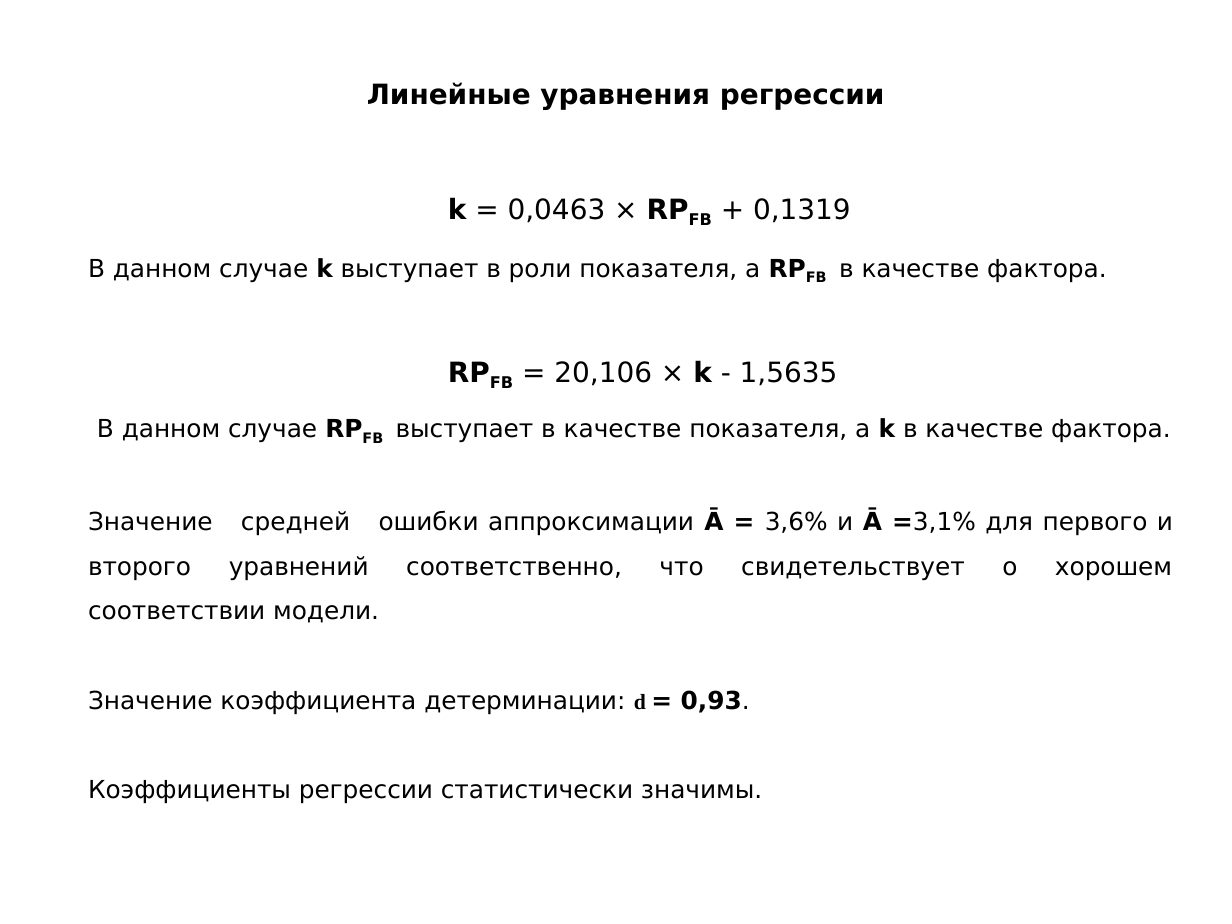
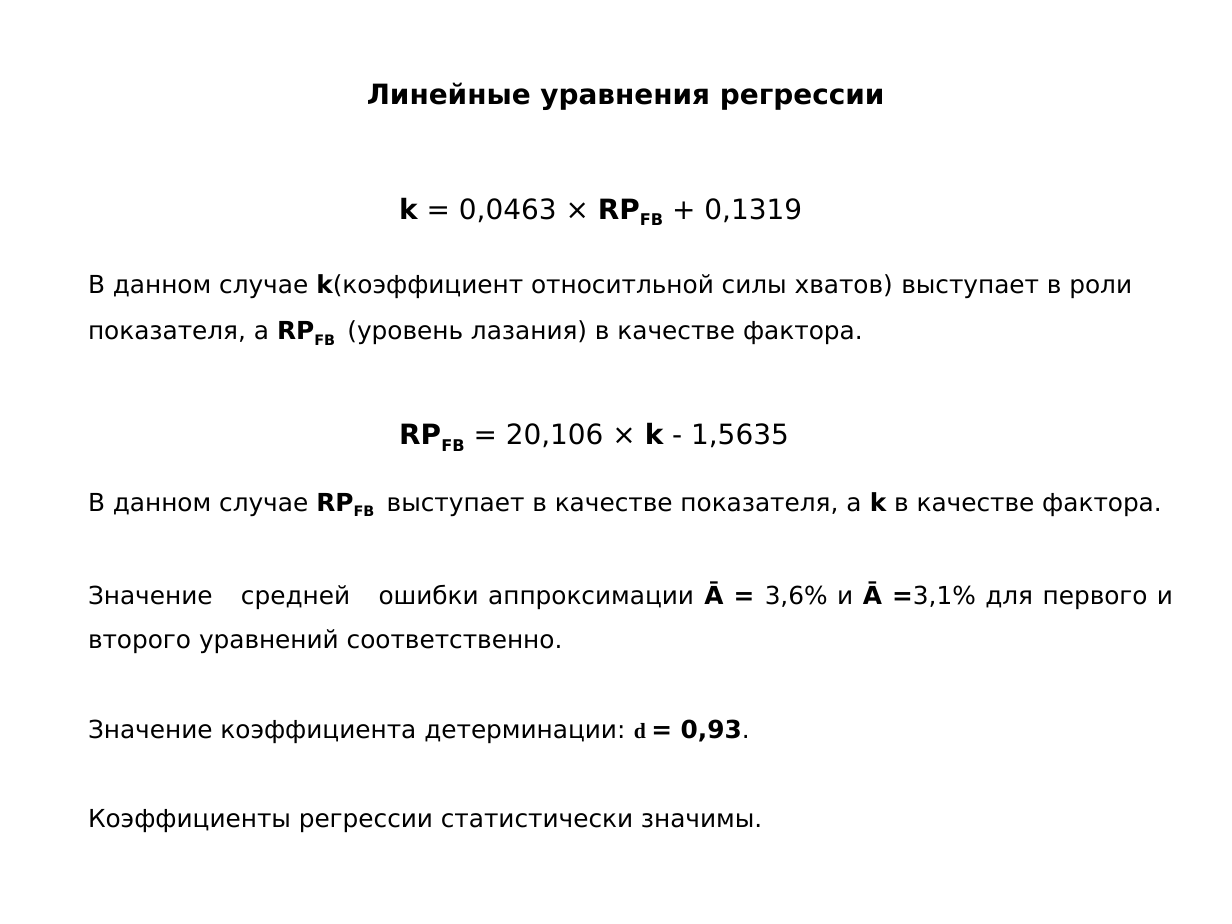
Before and after one commit to VlasenkoPavel/pv-repo, a slide deck: slide 16 of Prezent Vlasenko.ppt (slide 13 before the commit). Drawn at 1232x924 pixels with LibreOffice and Linux fonts; fonts in the diff are those of the drawing. Boxes give left, top, right and bottom in pixels: in the first picture for what was removed or moved away, otherwise in the second. Text is boxed around its words. In the diff, an @@ line names an element or a change of style, - is before the commit and + after.

```diff
--- a/Prezent Vlasenko.ppt
+++ b/Prezent Vlasenko.ppt
@@ text at <box>399,197,802,223</box>: more space between paragraphs @@
@@ text at <box>88,274,1173,654</box>: text changed @@
-В данном случае k выступает в роли показателя, а RPFB в качестве фактора.
-RPFB = 20,106 × k - 1,5635 В данном случае RPFB выступает в качестве показателя, а k в качестве фактора.
-Значение средней ошибки аппроксимации Ā = 3,6% и Ā =3,1% для первого и второго уравнений соответственно, что свидетельствует о хорошем соответствии модели.
+В данном случае k(коэффициент относитльной силы хватов) выступает в роли показателя, а RPFB (уровень лазания) в качестве фактора.
+RPFB = 20,106 × k - 1,5635
+В данном случае RPFB выступает в качестве показателя, а k в качестве фактора.
+Значение средней ошибки аппроксимации Ā = 3,6% и Ā =3,1% для первого и второго уравнений соответственно.
```
Also in this commit, not shown: 18 other slides changed, 6 slides added, 5 slides removed, 10 other files.
